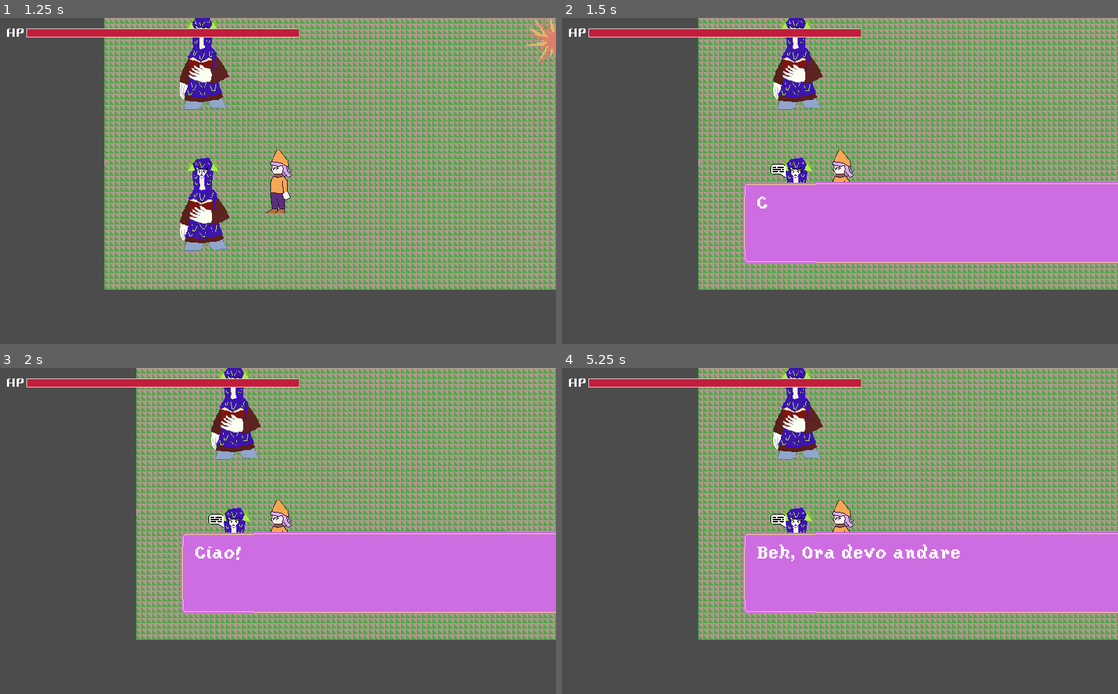
Above: before the commit, frames 1-4 (two rows, left to right).
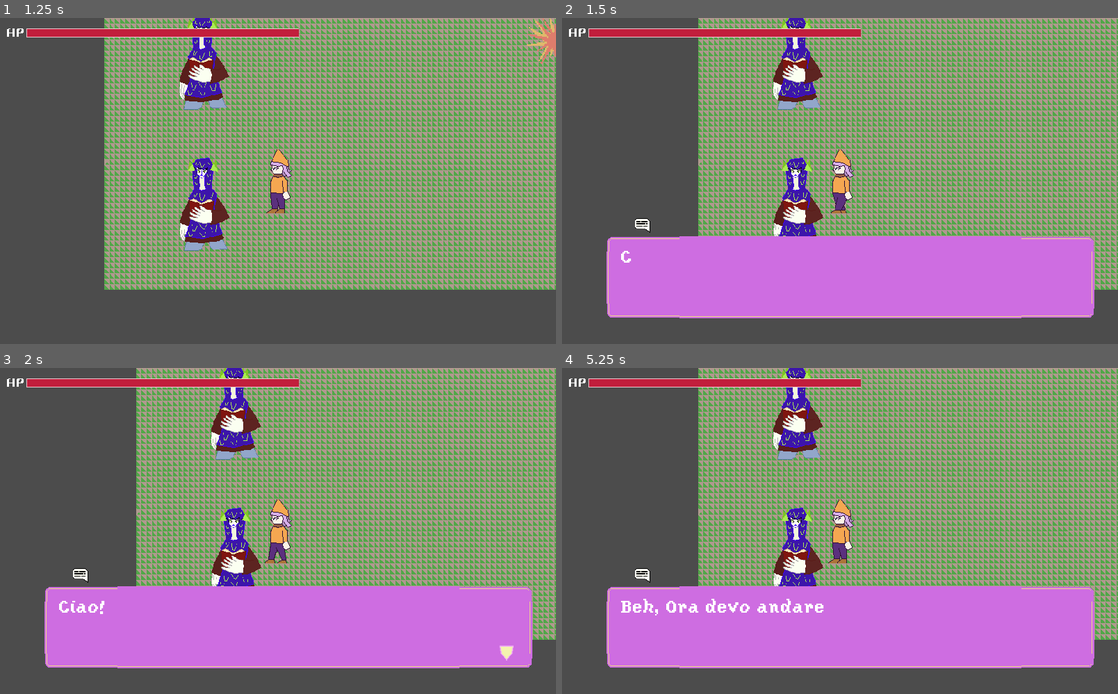
Above: after the commit, the same moments.

Repository: InKeaton/TheLibrarian
Game: Godot game, scene res://main.tscn
The game is run twice, just before and just after one commit, with the same random seed, the same clock (stepped at 60 frames per second) and the same inputs. Sound files missing from this copy of the repository are replaced by a short silence.
Inputs:
- Up to frame 1 (1.25 s): tap Enter at 0.5 s; hold Left (choice_left_up) from 0.53 s (still down); tap Z (talk) at 0.6 s
- Up to frame 2 (1.5 s): keep holding Left (choice_left_up); tap Z (talk) at 1.35 s
- Up to frame 3 (2 s): keep holding Left (choice_left_up)
- Up to frame 4 (5.25 s): tap Z (talk) every 0.75 s from 2.1 to 5.1 s; release Left (choice_left_up) at 3.53 s; hold Right (choice_right_down) 3.53-5.03 s; hold Left (choice_left_up) from 5.03 s (still down)

Frame 1 is identical in both runs. In frame 2, 29% of the frame differs, in the area x 8-100%, y 44-93%; in frame 3, 29%; in frame 4, 29%.

Commit message:
FIX: dialogue position BROKE: talk icon

Diff:
--- a/Dialogue/DialogueManager.gd
+++ b/Dialogue/DialogueManager.gd
@@ -39,7 +39,7 @@
 	emit_signal("dialogue_started")
 	# inizializza la variabile dialogo
 	_dialogue_box = DIALOGUE_SCENE.instance()
-	get_tree().get_root().add_child(_dialogue_box)
+	get_tree().get_root().get_node("main/HUD").add_child(_dialogue_box)
 	_dialogue_box.connect("message_completed", self,"_on_message_completed")
 
 func updateDialogue() -> void:
--- a/HUD/HUD.gd
+++ b/HUD/HUD.gd
@@ -1,4 +1,4 @@
-extends Control
+extends CanvasLayer
 
 signal health_changed(new_health)
 
--- a/HUD/HUD.tscn
+++ b/HUD/HUD.tscn
@@ -4,9 +4,7 @@
 [ext_resource path="res://HUD/TalkIcon.tscn" type="PackedScene" id=2]
 [ext_resource path="res://HUD/HUD.gd" type="Script" id=3]
 
-[node name="HUD" type="Control"]
-anchor_right = 1.0
-anchor_bottom = 1.0
+[node name="HUD" type="CanvasLayer"]
 script = ExtResource( 3 )
 
 [node name="TalkIcon" parent="." instance=ExtResource( 2 )]
--- a/Player/Player.tscn
+++ b/Player/Player.tscn
@@ -25,22 +25,6 @@
 atlas = ExtResource( 1 )
 region = Rect2( 150, 100, 50, 100 )
 
-[sub_resource type="AtlasTexture" id=9]
-atlas = ExtResource( 1 )
-region = Rect2( 0, 0, 50, 100 )
-
-[sub_resource type="AtlasTexture" id=10]
-atlas = ExtResource( 1 )
-region = Rect2( 50, 0, 50, 100 )
-
-[sub_resource type="AtlasTexture" id=11]
-atlas = ExtResource( 1 )
-region = Rect2( 100, 0, 50, 100 )
-
-[sub_resource type="AtlasTexture" id=12]
-atlas = ExtResource( 1 )
-region = Rect2( 150, 0, 50, 100 )
-
 [sub_resource type="AtlasTexture" id=1]
 atlas = ExtResource( 1 )
 region = Rect2( 0, 200, 50, 100 )
@@ -61,16 +45,27 @@
 atlas = ExtResource( 1 )
 region = Rect2( 0, 0, 50, 100 )
 
+[sub_resource type="AtlasTexture" id=9]
+atlas = ExtResource( 1 )
+region = Rect2( 0, 0, 50, 100 )
+
+[sub_resource type="AtlasTexture" id=10]
+atlas = ExtResource( 1 )
+region = Rect2( 50, 0, 50, 100 )
+
+[sub_resource type="AtlasTexture" id=11]
+atlas = ExtResource( 1 )
+region = Rect2( 100, 0, 50, 100 )
+
+[sub_resource type="AtlasTexture" id=12]
+atlas = ExtResource( 1 )
+region = Rect2( 150, 0, 50, 100 )
+
 [sub_resource type="SpriteFrames" id=13]
 animations = [ {
 "frames": [ SubResource( 5 ), SubResource( 6 ), SubResource( 7 ), SubResource( 8 ) ],
 "loop": true,
 "name": "up",
-"speed": 4.0
-}, {
-"frames": [ SubResource( 9 ), SubResource( 10 ), SubResource( 11 ), SubResource( 12 ) ],
-"loop": true,
-"name": "down",
 "speed": 4.0
 }, {
 "frames": [ SubResource( 1 ), SubResource( 2 ), SubResource( 3 ), SubResource( 4 ) ],
@@ -82,6 +77,11 @@
 "loop": true,
 "name": "still",
 "speed": 5.0
+}, {
+"frames": [ SubResource( 9 ), SubResource( 10 ), SubResource( 11 ), SubResource( 12 ) ],
+"loop": true,
+"name": "down",
+"speed": 4.0
 } ]
 
 [node name="Player" type="KinematicBody2D"]
